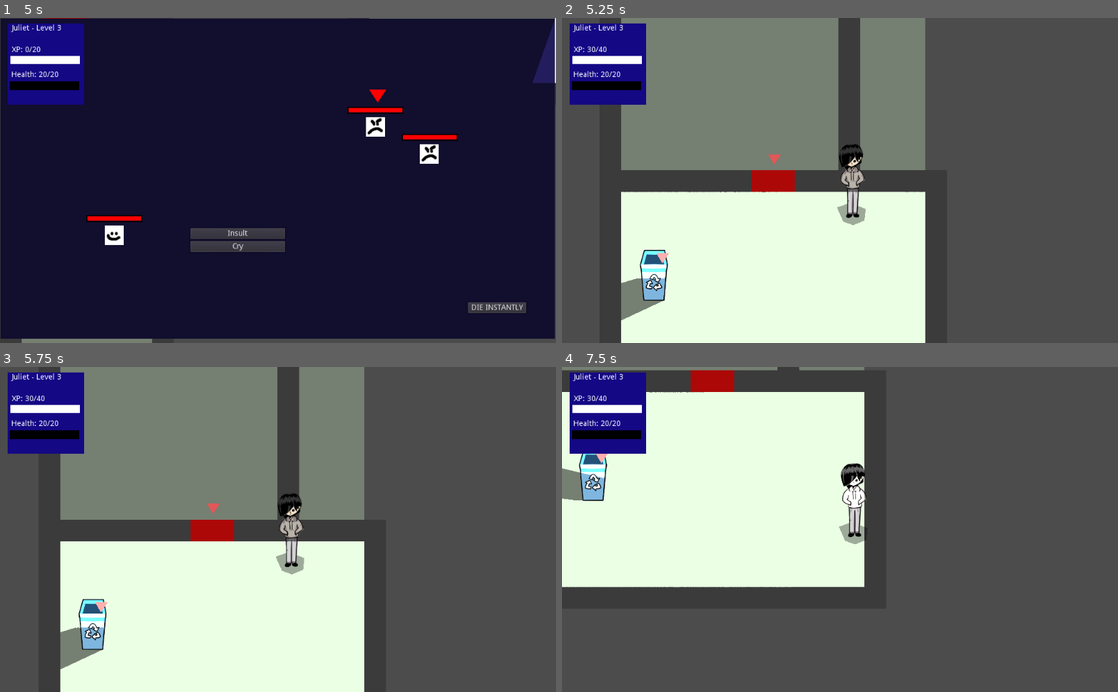
Above: before the commit, frames 1-4 (two rows, left to right).
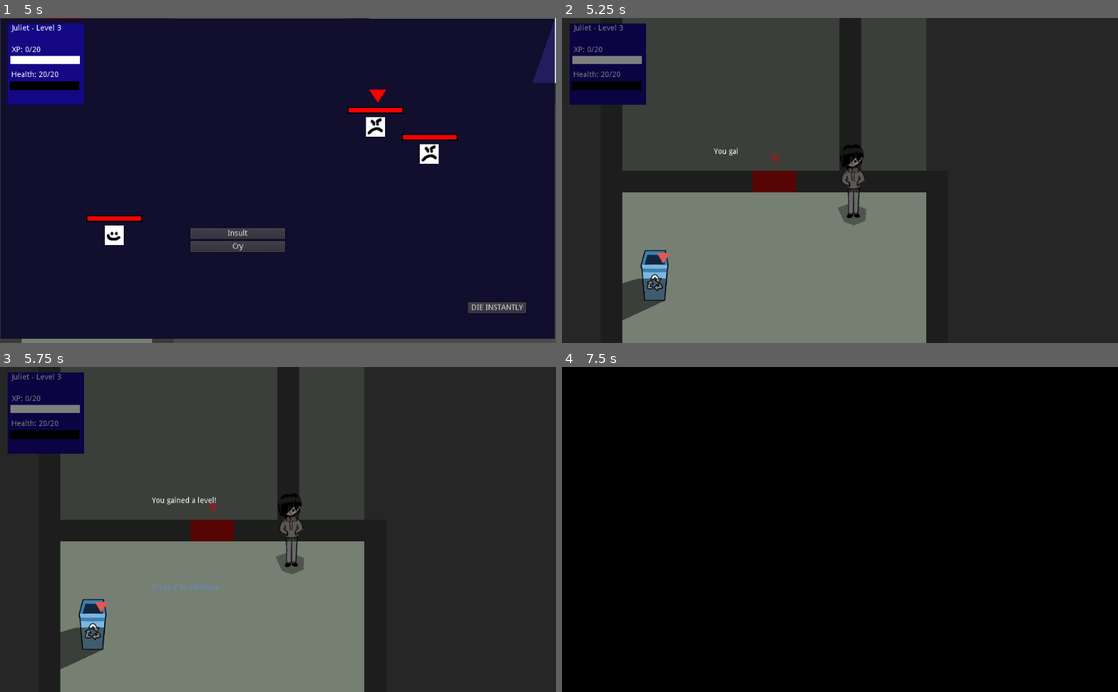
Above: after the commit, the same moments.

Repository: johnfn/ld49
Game: Godot game, scene res://Main.tscn
The game is run twice, just before and just after one commit, with the same random seed, the same clock (stepped at 60 frames per second) and the same inputs.
Inputs (mouse positions are in pixels of both pictures, inside the frame that each line leads up to):
- Up to frame 1 (5 s): move the mouse to (400, 164) at 0.52 s; hold Right (ui_right) 0.53-1.28 s; tap Z (action) at 0.6, 2.1, 3.6 s; move the mouse to (166, 196) at 1.27 s; hold Down (ui_down) 1.28-2.03 s; tap X (angry) at 1.35, 2.85, 4.35 s; move the mouse to (333, 109) at 2.02 s; hold Right (ui_right) 2.03-2.78 s; move the mouse to (250, 245) at 2.77 s; hold Up (ui_up) 2.78-3.53 s; move the mouse to (444, 229) at 3.52 s; hold Left (ui_left) from 3.53 s (still down); move the mouse to (111, 131) at 4.27 s
- Up to frame 2 (5.25 s): release Left (ui_left) at 5 s; click "DIE INSTANTLY" at 5 s
- Up to frame 3 (5.75 s): no input
- Up to frame 4 (7.5 s): tap Z (action) at 5.75, 5.85, 6.5, 7.25, 7.35 s; move the mouse to (867, 529) at 5.77 s; hold Down (ui_down) 5.78-6.53 s; move the mouse to (756, 448) at 6.52 s; hold Right (ui_right) 6.53-7.28 s; tap X (angry) at 6.6 s; move the mouse to (962, 513) at 7.27 s; hold Up (ui_up) from 7.28 s (still down)

Frame 1 is identical in both runs. In frame 2, 99% of the frame differs, in the area x 0-100%, y 0-100%; in frame 3, 99%; in frame 4, 100%.

Commit message:
Level gain cinematic

Diff:
--- a/Battle.gd
+++ b/Battle.gd
@@ -75,9 +75,6 @@
   hide_everything()
   G.end_battle()
 
-  # GABY HALP HOW DO I GET XP
-  G.gain_xp(30)
-
 func _process(delta):
   if not G.in_battle:
     return
--- a/Cinematics.gd
+++ b/Cinematics.gd
@@ -108,6 +108,15 @@
   fade_from_black_timed()
   end_cinematic()
 
+func gain_level(level: int):
+  start_cinematic()
+  snap_camera()
+  insta_go_to_semiblack()
+  yield(write_overlay_text("You gained a level!"), "completed")
+  yield(write_overlay_text("You are now level %d." % level), "completed")
+  fade_from_black_timed()
+  end_cinematic()
+
 func _ready():
   for child in get_children():
     if "visible" in child:
--- a/Globals.gd
+++ b/Globals.gd
@@ -77,8 +77,11 @@
 var in_battle = false
 var battling_against: Array = [$"/root/Main/Steve", $"/root/Main/Gteve"]
 
-func gain_xp(amount: int):
-  xp += amount
+func get_level():
+  for x in range(len(level_xp)):
+    if level_xp[x] > xp:
+      return x + 1
+  return 15
 
 func next_level_xp():
   for next_xp in level_xp:
@@ -104,6 +107,13 @@
   if items_gotten.size() > 0:
     yield(cinematics.get_inventory_item(G.inventory_text[items_gotten[0]]["name"]), "completed")
 
+  var old_level = get_level()
+
+  xp += 30
+
+  if old_level != get_level():
+    yield(cinematics.gain_level(get_level()), "completed")
+
   G.camera().current = true
 
   G.in_battle = false
Not shown, added: audio/no talk me demo.mp3.import
